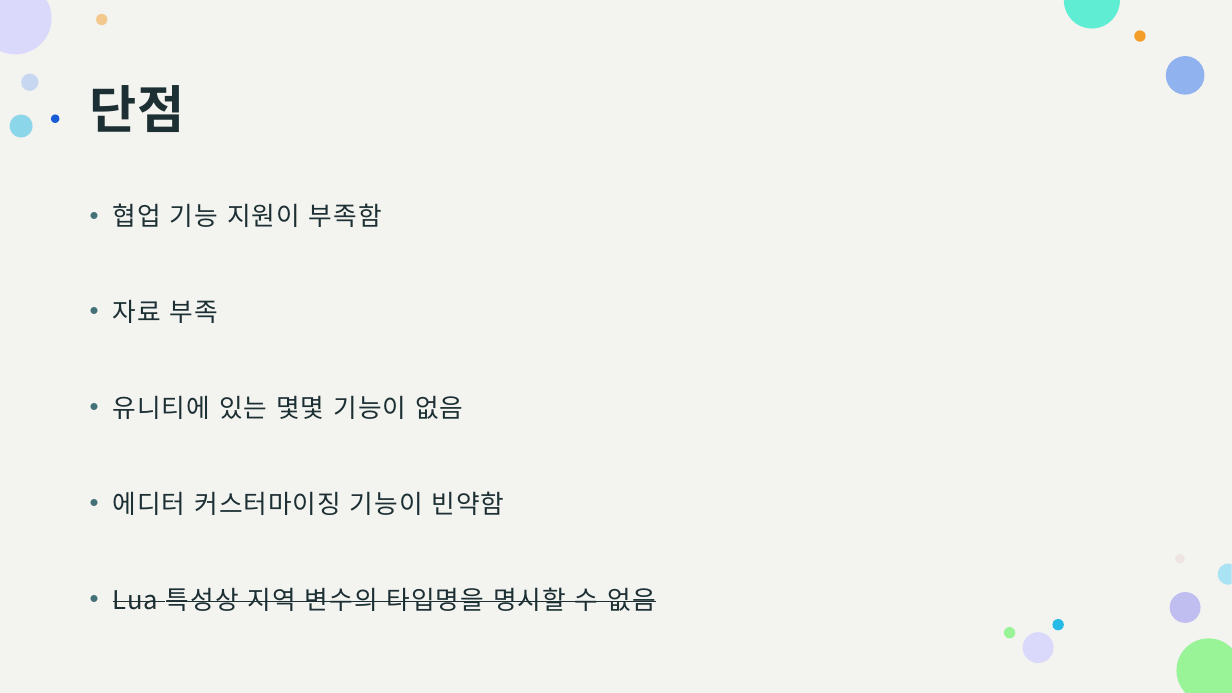
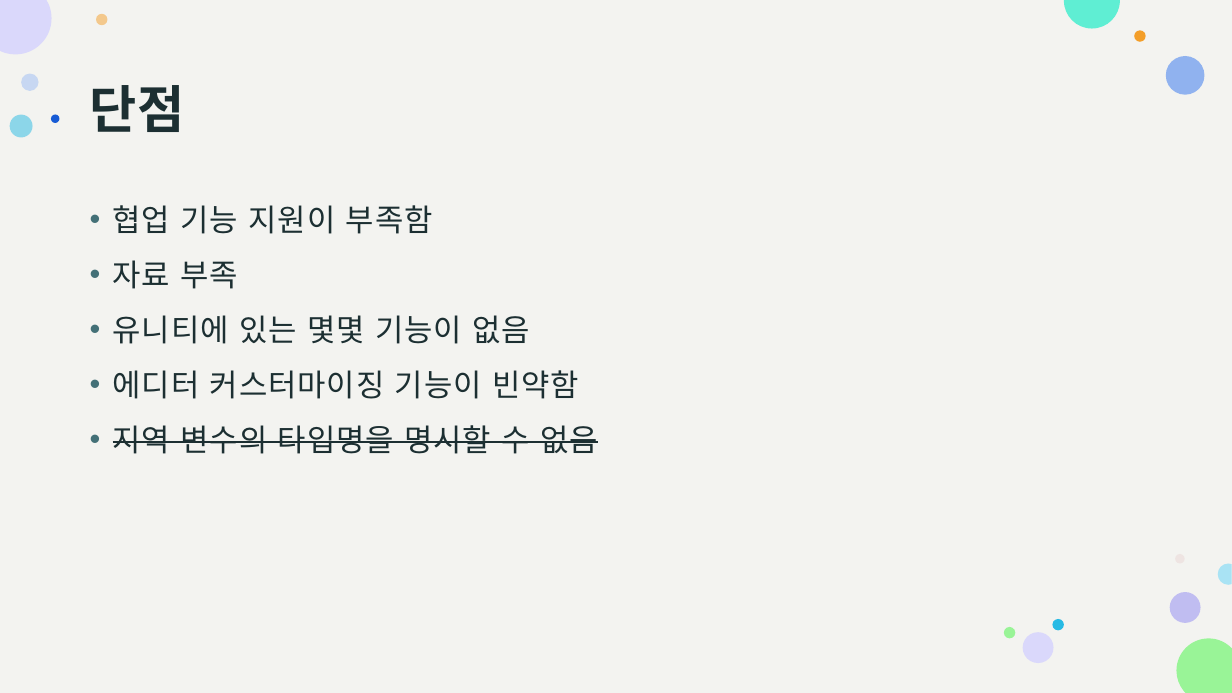
Before and after one commit to pknu-wap/Maple-Survival, a slide deck: slide 8 of 발표자료/최종발표.pptx (slide 10 before the commit). Drawn at 1232x693 pixels with LibreOffice and Linux fonts; fonts in the diff are those of the drawing. Boxes give left, top, right and bottom in pixels: in the first picture for what was removed or moved away, otherwise in the second. Text is boxed around its words. In the diff, an @@ line names an element or a change of style, - is before the commit and + after.

```diff
--- a/발표자료/최종발표.pptx
+++ b/발표자료/최종발표.pptx
@@ text at (x1=113, y1=205, x2=579, y2=399): size 20 to 24 pt in "협업 기능 지원이 부족함", "자료 부족", "유니티에 있는 몇몇 기능이 없음", "에디터 커스터마이징 기능이 빈약함" @@
@@ text at (x1=113, y1=425, x2=598, y2=454): text changed; size 20 to 24 pt @@
-• Lua 특성상 지역 변수의 타입명을 명시할 수 없음
+• 지역 변수의 타입명을 명시할 수 없음
```
Also in this commit, not shown: 6 other slides changed, 2 slides removed.
